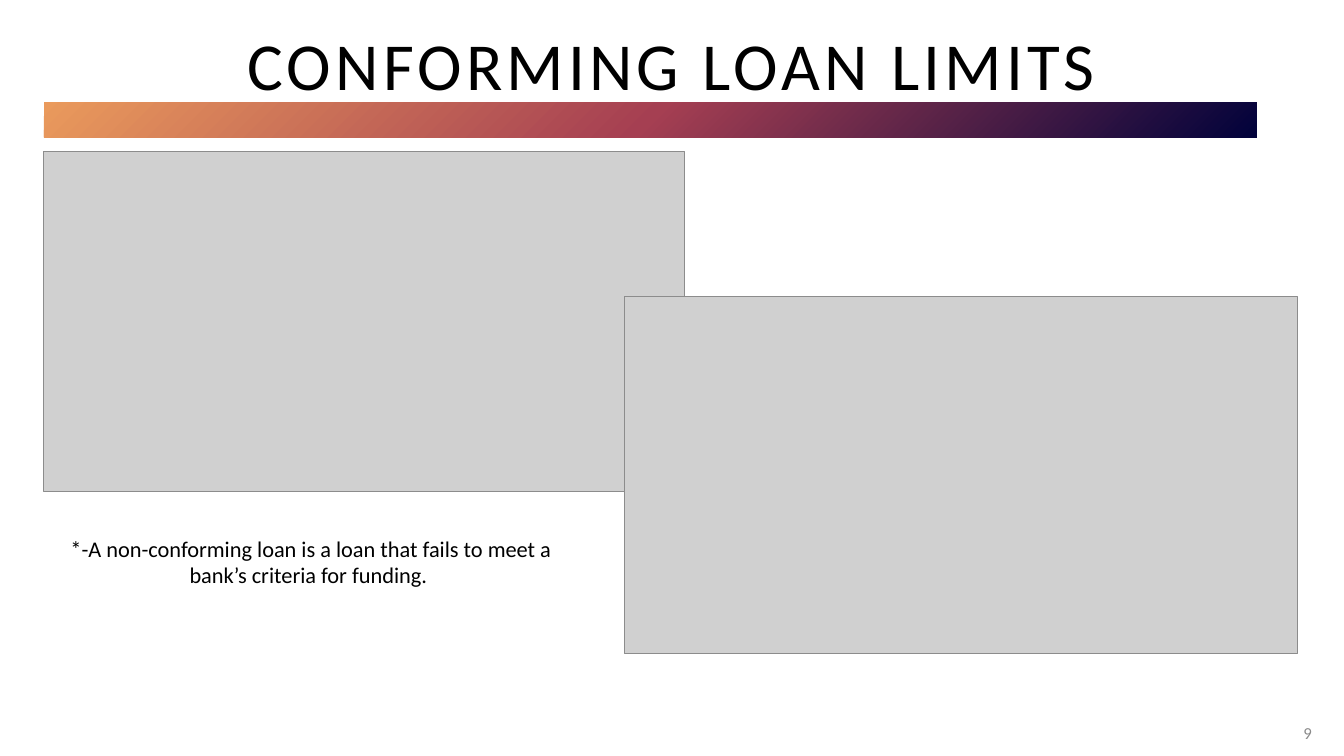
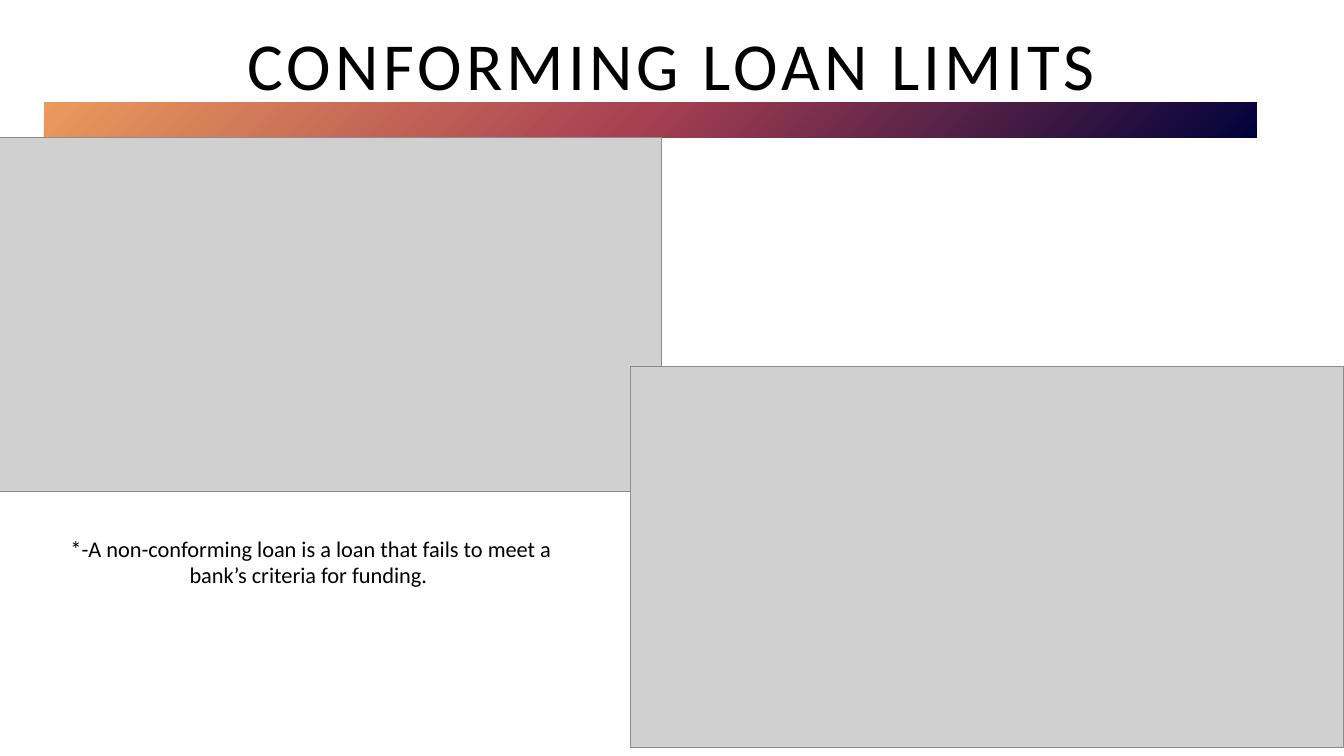
Before and after one commit to nglahani/CDC, a slide deck: slide 10 of Powerpoint.pptx (slide 9 before the commit). Drawn at 1344x756 pixels with LibreOffice and Linux fonts; fonts in the diff are those of the drawing; grey boxes stand for pictures. Boxes give left, top, right and bottom in pixels: in the first picture for what was removed or moved away, otherwise in the second. Text is boxed around its words. In the diff, an @@ line names an element or a change of style, - is before the commit and + after.

```diff
--- a/Powerpoint.pptx
+++ b/Powerpoint.pptx
@@ picture resized from (x1=44, y1=151, x2=685, y2=491) to (x1=0, y1=137, x2=661, y2=491) @@
@@ picture resized from (x1=624, y1=296, x2=1298, y2=653) to (x1=631, y1=367, x2=1344, y2=747) @@
@@ page number removed at (x1=1303, y1=728, x2=1311, y2=739) @@
-9
```
Also in this commit, not shown: 4 other slides changed, 1 slide added, 1 other file.
